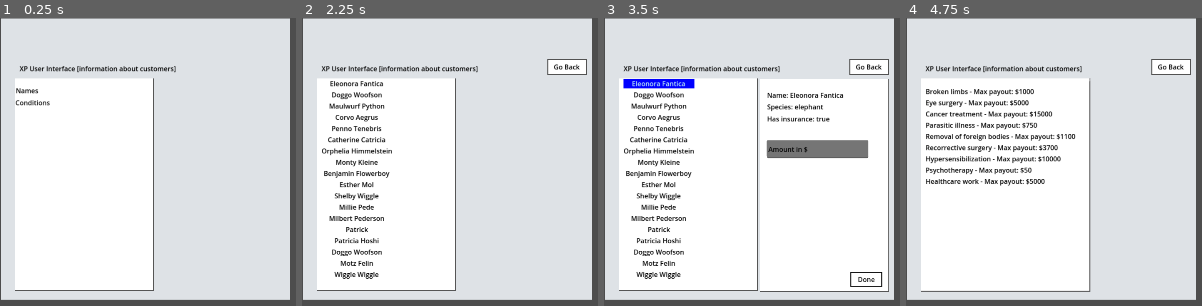
Above: before the commit, frames 1-4 (left to right).
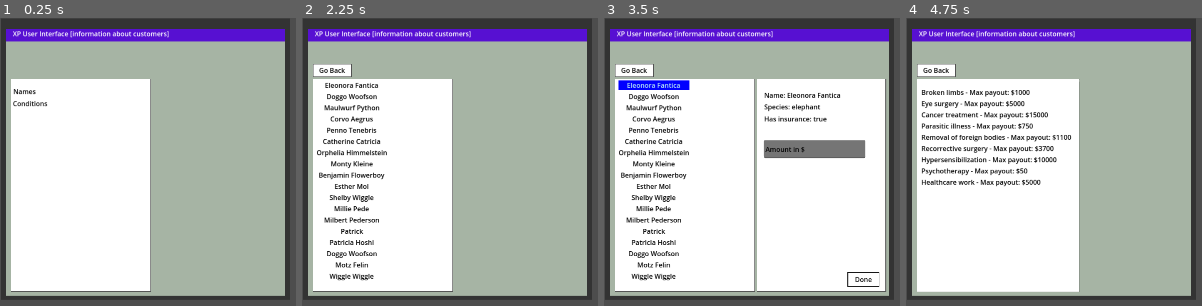
Above: after the commit, the same moments.

Repository: AgonGuri/vacation_please
Game: Godot game, scene res://scenes/pc_ui.tscn
The game is run twice, just before and just after one commit, with the same random seed, the same clock (stepped at 60 frames per second) and the same inputs.
Inputs:
- Up to frame 1 (0.25 s): no input
- Up to frame 2 (2.25 s): click "Conditions" at 0.5 s; click "Go Back" at 1.25 s; click "Names" at 2 s
- Up to frame 3 (3.5 s): click "Eleonora Fantica" at 2.75 s
- Up to frame 4 (4.75 s): click "Done" at 3.5 s; click "Conditions" at 4.25 s

The runs differ from the first frame. In frame 1, 62% of the frame differs, in the area x 0-98%, y 0-98%; in frame 2, 67%; in frame 3, 38%; in frame 4, 62%.

Commit message:
ui updated

Diff:
--- a/scenes/pc_ui.tscn
+++ b/scenes/pc_ui.tscn
@@ -1,10 +1,17 @@
-[gd_scene load_steps=13 format=3 uid="uid://boepidkh0v6vi"]
+[gd_scene load_steps=14 format=3 uid="uid://boepidkh0v6vi"]
 
 [ext_resource type="Script" uid="uid://buqdbalrqiqqs" path="res://scripts/pc_ui.gd" id="1_gro16"]
 
 [sub_resource type="StyleBoxFlat" id="StyleBoxFlat_gro16"]
-bg_color = Color(0.87058824, 0.8862745, 0.9019608, 1)
-border_color = Color(0, 0, 0, 1)
+bg_color = Color(0.6521786, 0.7062656, 0.6424379, 1)
+border_width_left = 12
+border_width_top = 25
+border_width_right = 12
+border_width_bottom = 10
+border_color = Color(0.2, 0.2, 0.2, 1)
+
+[sub_resource type="StyleBoxFlat" id="StyleBoxFlat_anaay"]
+bg_color = Color(0.34178126, 0.064611875, 0.8235749, 1)
 
 [sub_resource type="StyleBoxFlat" id="StyleBoxFlat_yj1s0"]
 bg_color = Color(1, 1, 1, 1)
@@ -77,20 +84,21 @@
 
 [node name="Information" type="Label" parent="NinePatchRect"]
 layout_mode = 0
-offset_left = 44.0
-offset_top = 109.0
-offset_right = 424.0
-offset_bottom = 135.0
-theme_override_colors/font_color = Color(0, 0, 0, 1)
+offset_left = 11.0
+offset_top = 25.0
+offset_right = 682.0
+offset_bottom = 55.0
+theme_override_colors/font_color = Color(1, 1, 1, 1)
 theme_override_colors/font_outline_color = Color(0, 0, 0, 0)
 theme_override_font_sizes/font_size = 16
-text = "XP User Interface [information about customers]"
+theme_override_styles/normal = SubResource("StyleBoxFlat_anaay")
+text = "    XP User Interface [information about customers]"
 
 [node name="DocumentPanel" type="Panel" parent="NinePatchRect"]
 layout_mode = 0
-offset_left = 372.0
+offset_left = 365.0
 offset_top = 146.0
-offset_right = 682.0
+offset_right = 675.0
 offset_bottom = 658.0
 theme_override_styles/panel = SubResource("StyleBoxFlat_yj1s0")
 
@@ -144,26 +152,26 @@
 
 [node name="Panel" type="Panel" parent="NinePatchRect"]
 layout_mode = 0
-offset_left = 33.0
-offset_top = 144.0
-offset_right = 367.0
-offset_bottom = 656.0
+offset_left = 23.0
+offset_top = 146.0
+offset_right = 360.0
+offset_bottom = 658.0
 theme_override_styles/panel = SubResource("StyleBoxFlat_df1xv")
 
 [node name="NameList" type="ScrollContainer" parent="NinePatchRect/Panel"]
 modulate = Color(0.79607844, 1, 1, 1)
 layout_mode = 0
-offset_left = 11.0
-offset_top = 1.0
-offset_right = 322.0
-offset_bottom = 509.0
+offset_left = 9.0
+offset_top = 3.0
+offset_right = 320.0
+offset_bottom = 511.0
 
 [node name="Names" type="VBoxContainer" parent="NinePatchRect/Panel/NameList"]
 layout_mode = 2
 
 [node name="ConditionList" type="VScrollBar" parent="NinePatchRect/Panel"]
 layout_mode = 0
-offset_right = 407.0
+offset_right = 391.0
 offset_bottom = 513.0
 theme_override_styles/scroll = SubResource("StyleBoxFlat_h7g8x")
 
@@ -171,12 +179,12 @@
 layout_mode = 0
 offset_left = 11.0
 offset_top = 20.0
-offset_right = 396.0
+offset_right = 386.0
 offset_bottom = 508.0
 
 [node name="ConditionsButton" type="Button" parent="NinePatchRect/Panel"]
 layout_mode = 0
-offset_left = 1.0
+offset_left = 5.0
 offset_top = 46.0
 offset_right = 328.0
 offset_bottom = 72.0
@@ -192,7 +200,7 @@
 
 [node name="NamesButton" type="Button" parent="NinePatchRect/Panel"]
 layout_mode = 0
-offset_left = 2.0
+offset_left = 6.0
 offset_top = 16.0
 offset_right = 328.0
 offset_bottom = 44.0
@@ -208,10 +216,10 @@
 
 [node name="Button" type="Button" parent="NinePatchRect"]
 layout_mode = 0
-offset_left = 587.0
-offset_top = 98.0
-offset_right = 681.0
-offset_bottom = 136.0
+offset_left = 23.0
+offset_top = 109.0
+offset_right = 117.0
+offset_bottom = 141.0
 theme_override_colors/font_color = Color(0, 0, 0, 1)
 theme_override_styles/normal = SubResource("StyleBoxFlat_gthla")
 text = "Go Back"
